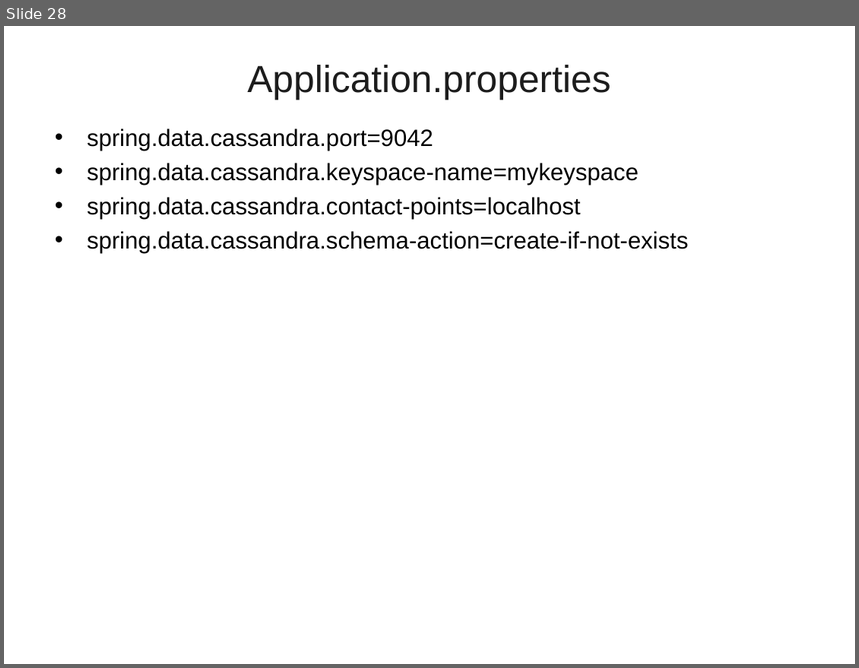
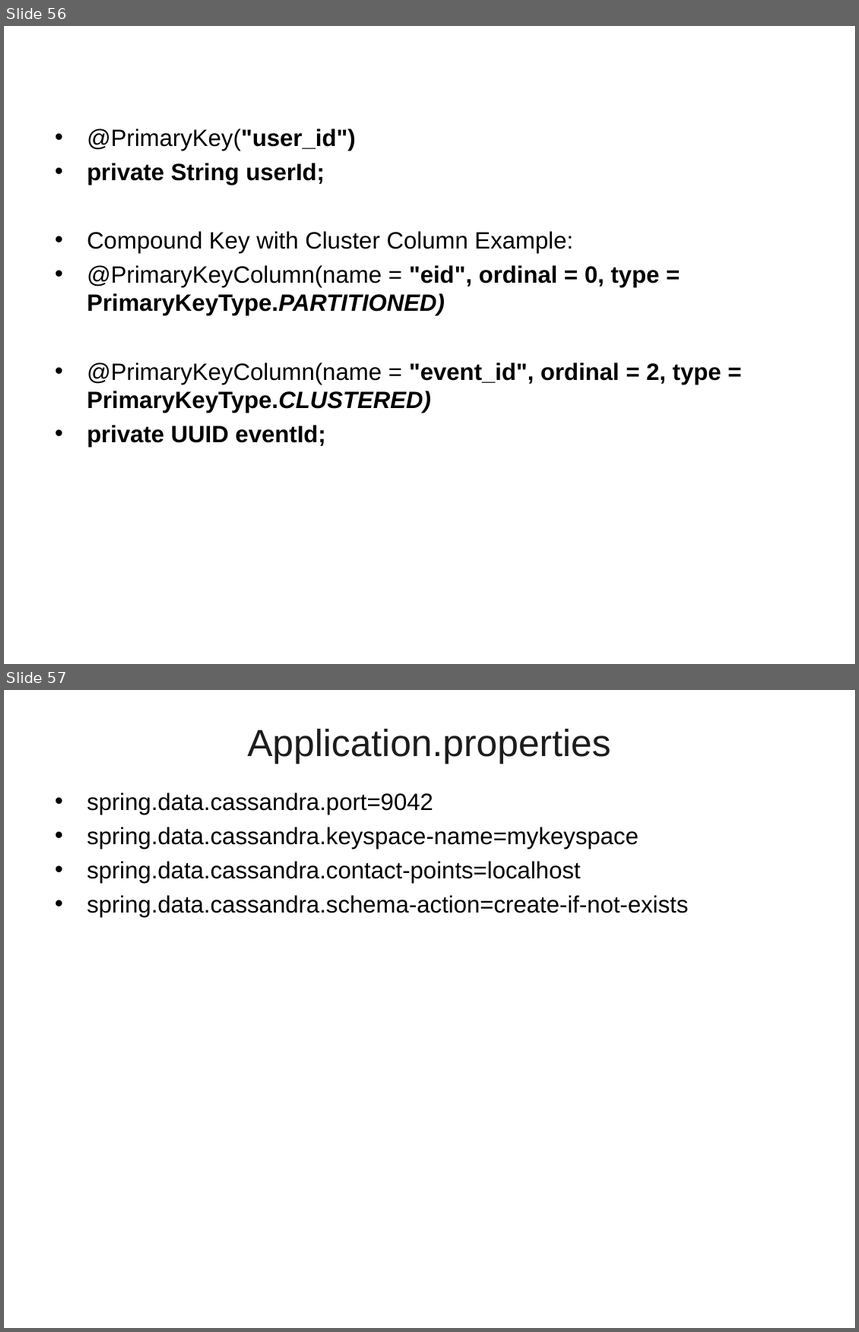
Before and after one commit to vicky-sai/PPTs, a slide deck: SpringData_NoSQL.ppt. Shown one above the other, each under a label of ours: slide 28 before the commit, slides 56 and 57 after it. The pictures are 859x668 and 859x1332 pixels, drawn with LibreOffice and Linux fonts; fonts in the diff are those of the drawing; background and template pictures are left out. Boxes give left, top, right and bottom in pixels: in the first picture for what was removed or moved away, otherwise in the second. Text is boxed around its words. In the diff, an @@ line names an element or a change of style, - is before the commit and + after.

```diff
--- a/SpringData_NoSQL.ppt
+++ b/SpringData_NoSQL.ppt
@@ slide 56 added at (4,26,855,664), background picture (left out) @@
@@ text added at (87,129,721,447), 20 pt, text #000000, bold @@
+• @PrimaryKey("user_id")
+• private String userId;
+• Compound Key with Cluster Column Example:
+• @PrimaryKeyColumn(name = "eid", ordinal = 0, type = PrimaryKeyType.PARTITIONED)
+• @PrimaryKeyColumn(name = "event_id", ordinal = 2, type = PrimaryKeyType.CLUSTERED)
+• private UUID eventId;
@@ what was slide 28 is now slide 57 @@
```
Also in this commit, not shown: 1 slide changed, 28 other slides added, 3 slides removed.
